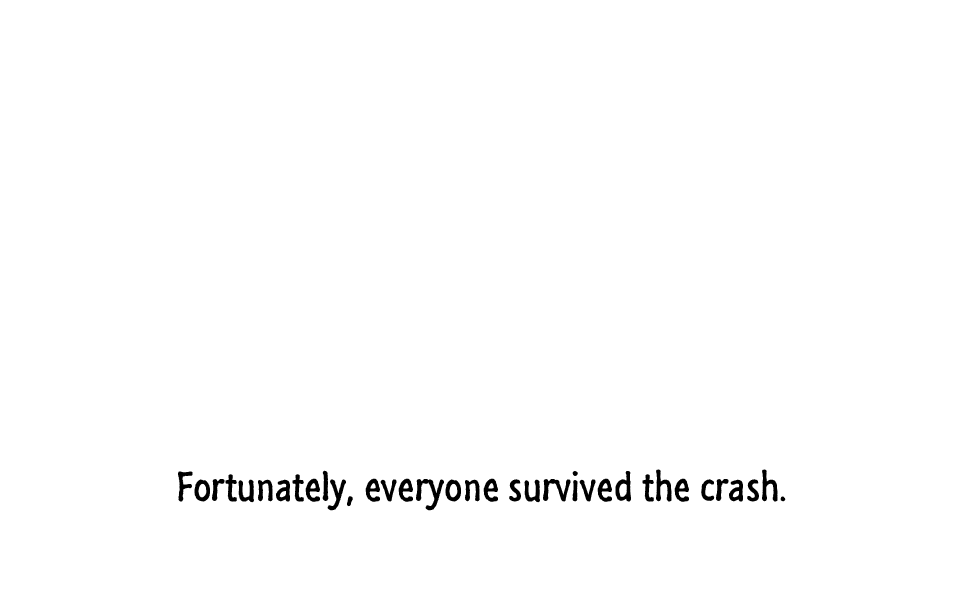
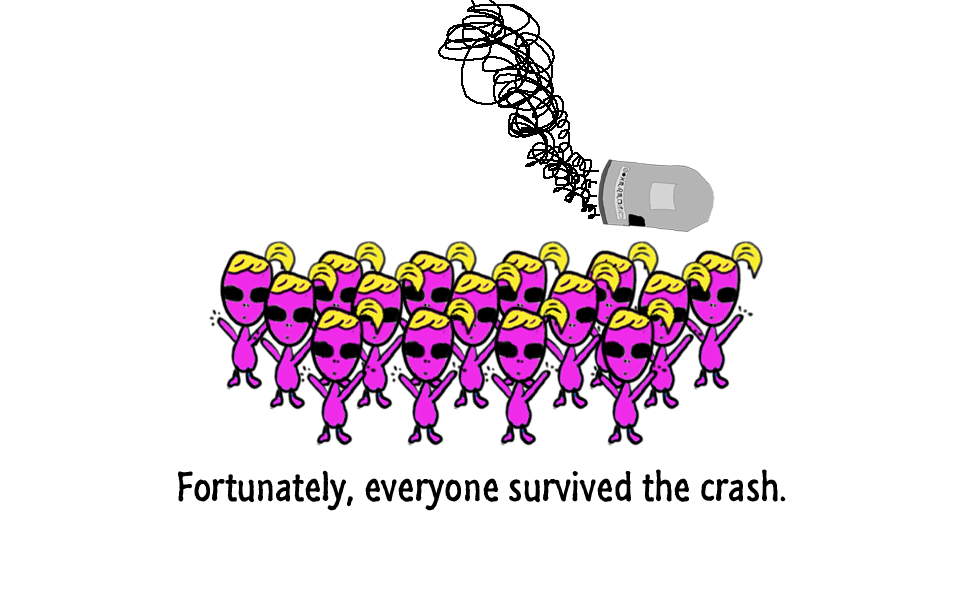
Revision of a layered w=960, h=600 image; what changed, layer by layer:
added layer "Layer 3" above "Layer 1 copy 14" over [438, 0, 715, 232]
added layer "Layer 1 copy 14" above "Layer 1 copy 13" over [589, 296, 699, 446]
added layer "Layer 1 copy 13" above "Layer 1 copy 12" over [482, 296, 592, 446]
added layer "Layer 1 copy 12" above "Layer 1 copy 11" over [389, 296, 499, 446]
added layer "Layer 1 copy 11" above "Layer 1 copy 10" over [298, 296, 408, 446]
added layer "Layer 1 copy 10" above "Layer 1 copy 9" over [625, 260, 735, 410]
added layer "Layer 1 copy 9" above "Layer 1 copy 8" over [534, 260, 644, 410]
added layer "Layer 1 copy 8" above "Layer 1 copy 7" over [435, 260, 545, 410]
added layer "Layer 1 copy 7" above "Layer 1 copy 6" over [338, 260, 448, 410]
added layer "Layer 1 copy 6" above "Layer 1 copy 5" over [251, 260, 361, 410]
added layer "Layer 1 copy 5" above "Layer 1 copy 4" over [209, 240, 318, 390]
added layer "Layer 1 copy 4" above "Layer 1 copy 3" over [675, 240, 764, 390]
added layer "Layer 1 copy 3" above "Layer 1 copy 2" over [571, 240, 681, 390]
added layer "Layer 1 copy 2" above "Layer 1 copy" over [482, 240, 592, 390]
added layer "Layer 1 copy" above "Layer 1" over [389, 240, 499, 390]
added layer "Layer 1" above "Fortunately, everyone survived the crash." over [298, 240, 408, 390]
removed layer "Background" over [209, 0, 764, 446]
